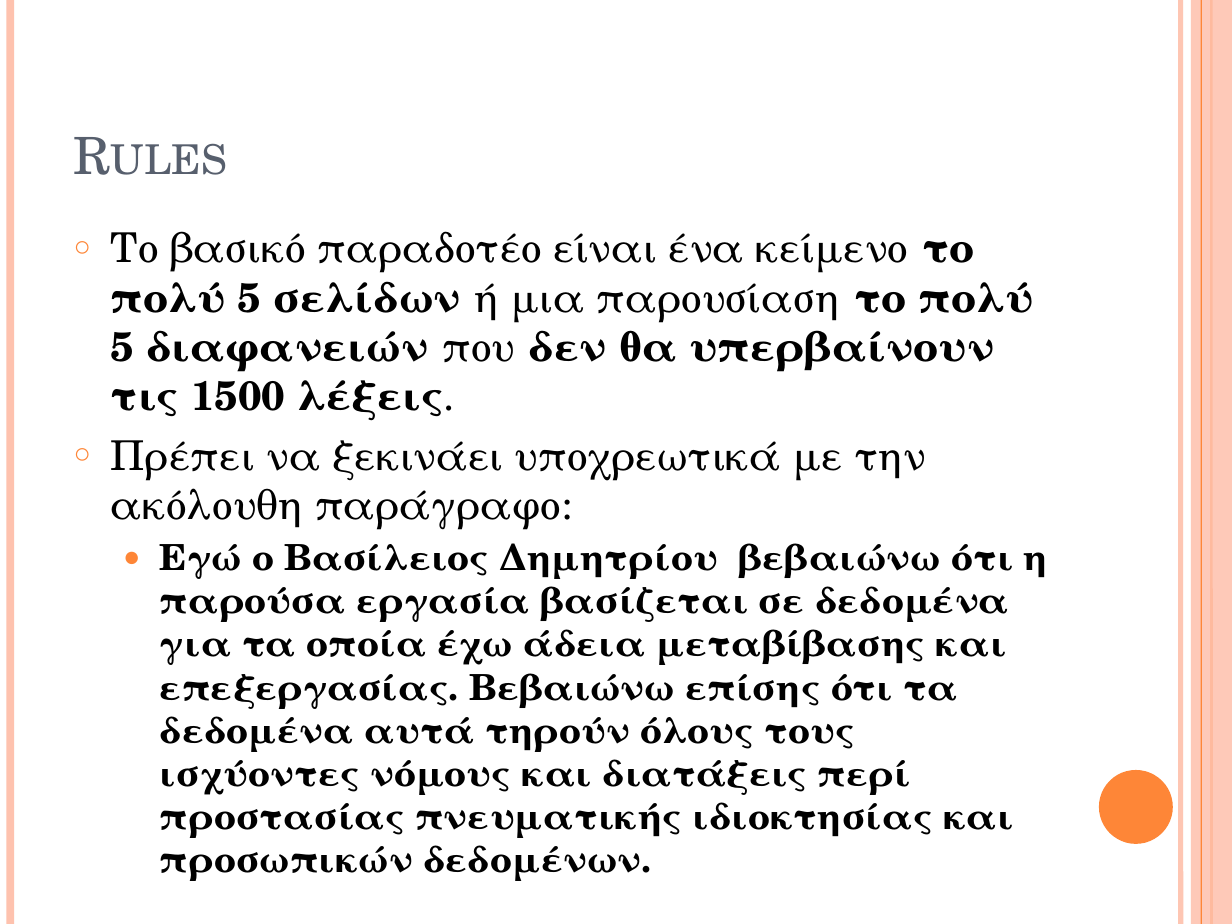
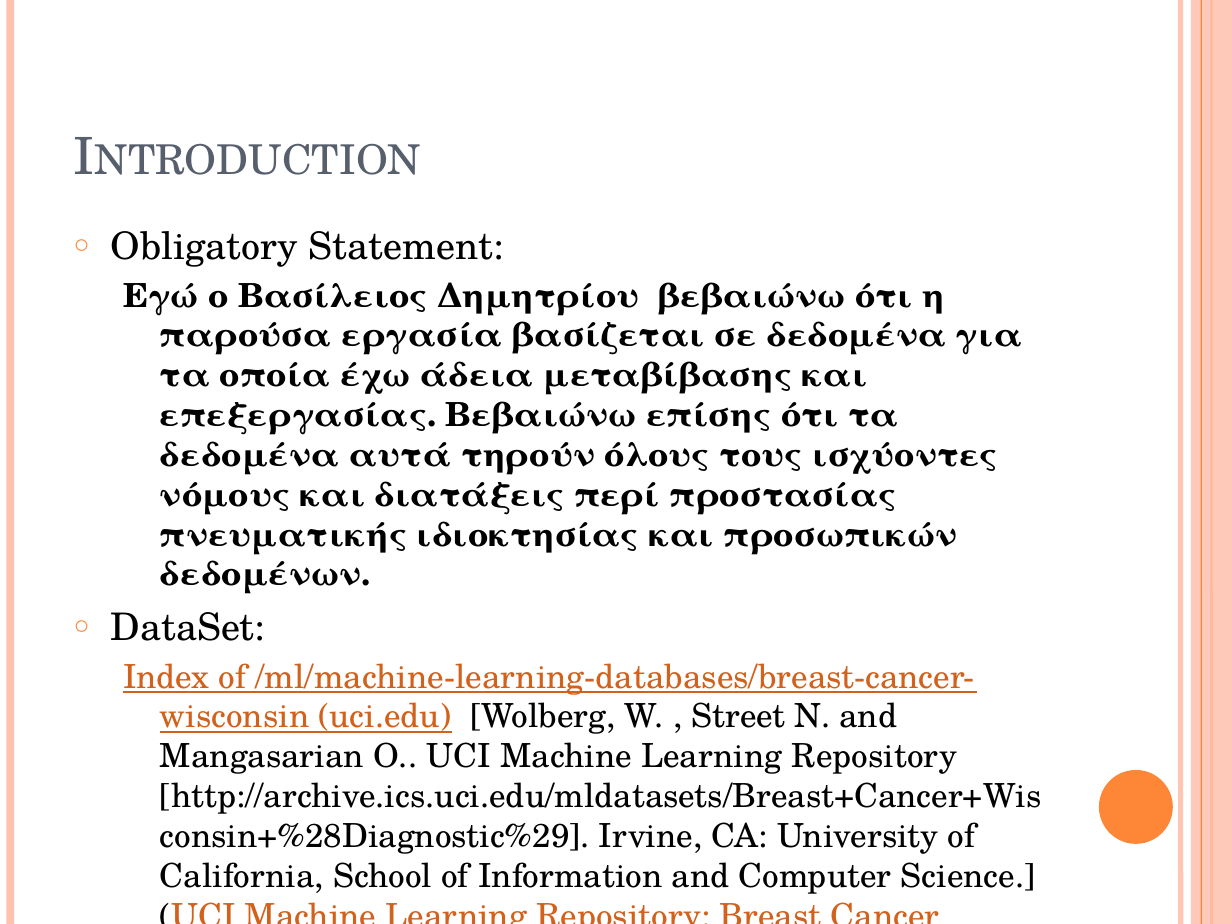
Before and after one commit to Vasilisdi/Data-Analyst-NTUA-Course---Vasileios-Dimitriou, a slide deck: slide 2 of Vasileios Dimitriou.pptx. Drawn at 1232x924 pixels with LibreOffice and Linux fonts; fonts in the diff are those of the drawing. Boxes give left, top, right and bottom in pixels: in the first picture for what was removed or moved away, otherwise in the second. Text is boxed around its words. In the diff, an @@ line names an element or a change of style, - is before the commit and + after.

```diff
--- a/Vasileios Dimitriou.pptx
+++ b/Vasileios Dimitriou.pptx
@@ title at box(62, 37, 1068, 191): text changed @@
-Rules
+Introduction
@@ text at box(111, 231, 504, 267): text changed; size 24 to 22.2 pt @@
-○ Το βασικό παραδοτέο είναι ένα κείμενο το πολύ 5 σελίδων ή μια παρουσίαση το πολύ 5 διαφανειών που δεν θα υπερβαίνουν τις 1500 λέξεις.
-○ Πρέπει να ξεκινάει υποχρεωτικά με την ακόλουθη παράγραφο:
+○ Obligatory Statement:
@@ text at box(123, 282, 1023, 594): size 21 to 19.4 pt in "Εγώ ο Βασίλειος Δημητρίου βεβαιώνω ότι η ..."; bullet ● to none @@
@@ text at box(111, 612, 1042, 894): paragraphs added @@
+○ DataSet:
+  Index of /ml/machine-learning-databases/breast-cancer-wisconsin (uci.edu) [Wolberg, W. , Street N. and Mangasarian O.. UCI Machine Learning Repository [http://archive.ics.uci.edu/mldatasets/Breast+Cancer+Wisconsin+%28Diagnostic%29]. Irvine, CA: University of California, School of Information and Computer Science.] (UCI Machine Learning Repository: Breast Cancer Wisconsin (Diagnostic) Data Set)
```
Also in this commit, not shown: 3 slides added, 1 slide removed, 2 other files.
